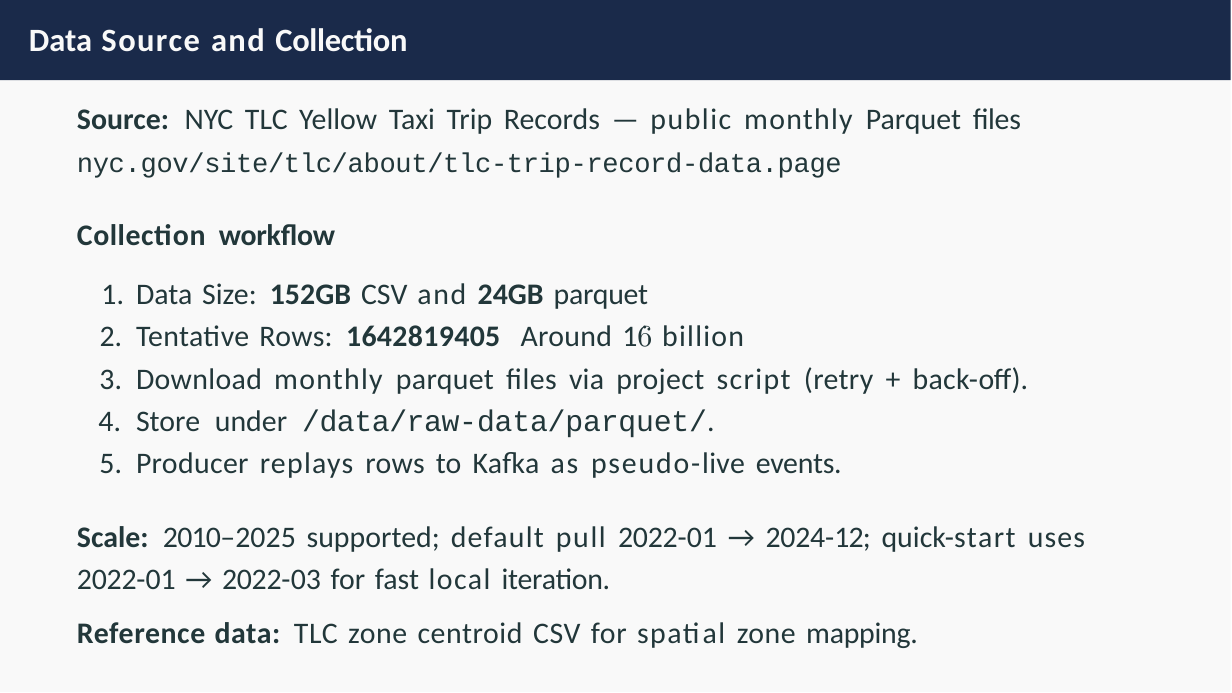
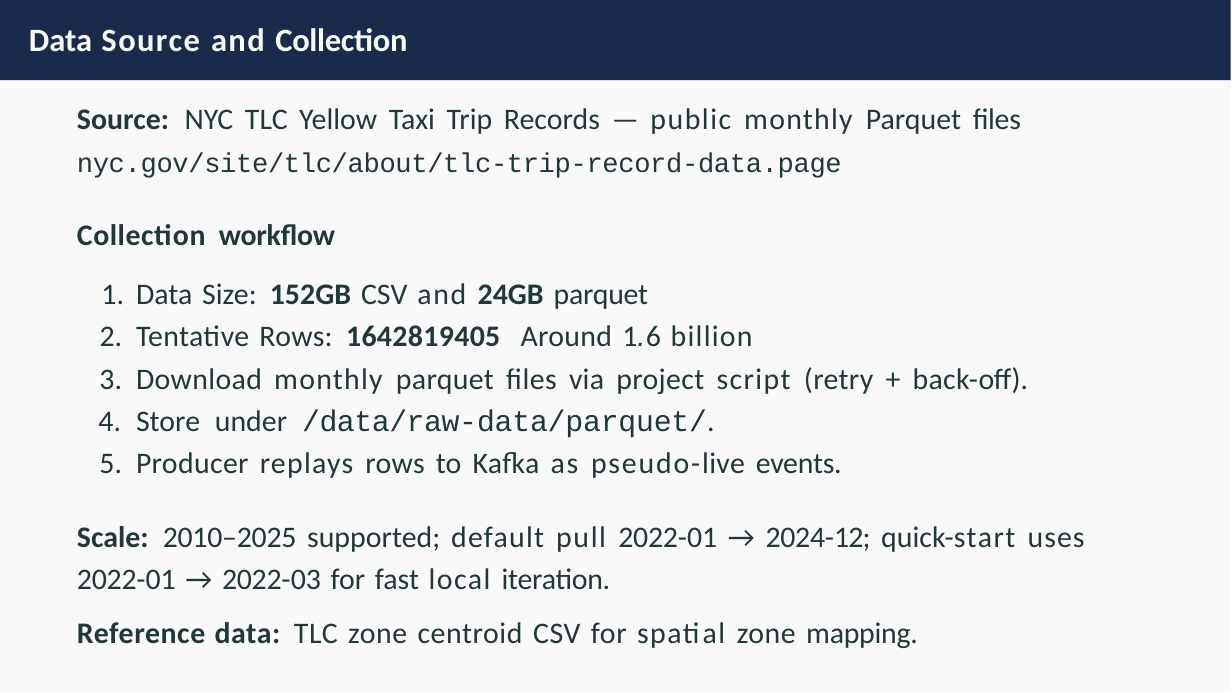
Before and after one commit to dhunganabibek/StreamCab, a slide deck: slide 8 of reports/streamcab_presentation.pptx. Drawn at 1232x693 pixels with LibreOffice and Linux fonts; fonts in the diff are those of the drawing. Boxes give left, top, right and bottom in pixels: in the first picture for what was removed or moved away, otherwise in the second. Text is boxed around its words. In the diff, an @@ line names an element or a change of style, - is before the commit and + after.

```diff
--- a/reports/streamcab_presentation.pptx
+++ b/reports/streamcab_presentation.pptx
@@ text at [136,325,753,347]: text changed @@
-2. Tentative Rows: 1642819405 Around 16̇ billion
+2. Tentative Rows: 1642819405 Around 1.6 billion
@@ text at [77,526,1085,590]: letter spacing -0.3 to -0.1 pt, letter spacing 0 to -0.1 pt in "2010–2025" @@
```
Also in this commit, not shown: 2 other slides changed.
